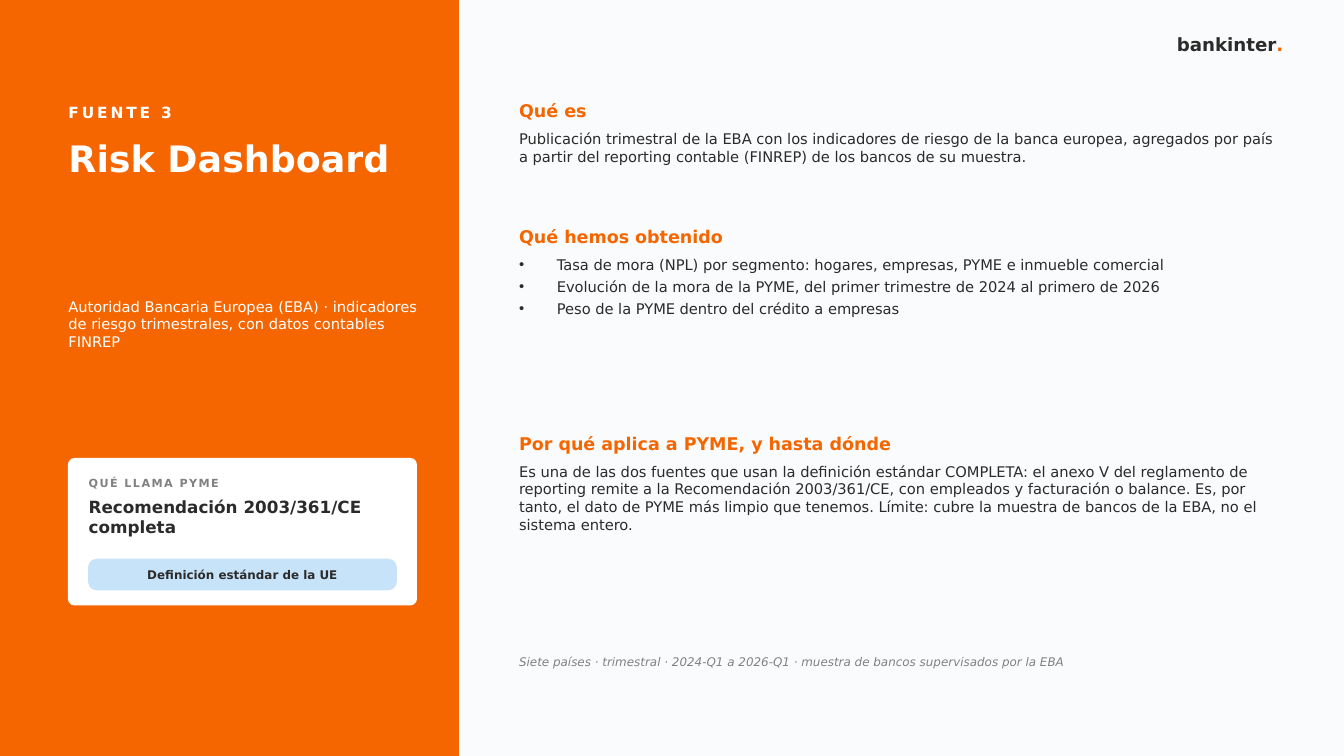
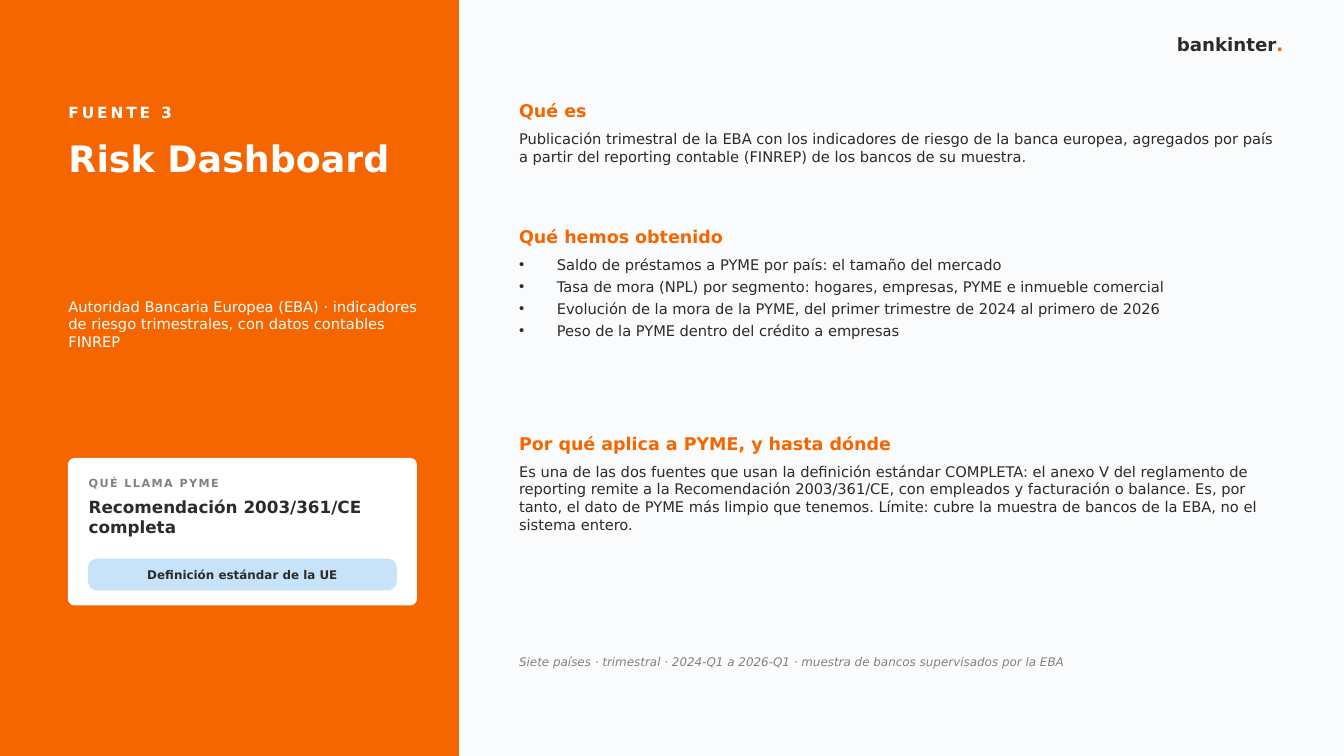
Before and after one commit to agomez2812-lang/sturdy-barnacle, a slide deck: slide 12 of pres/mercado_pyme_europa.pptx. Drawn at 1344x756 pixels with LibreOffice and Linux fonts; fonts in the diff are those of the drawing. Boxes give left, top, right and bottom in pixels: in the first picture for what was removed or moved away, otherwise in the second. Text is boxed around its words. In the diff, an @@ line names an element or a change of style, - is before the commit and + after.

```diff
--- a/pres/mercado_pyme_europa.pptx
+++ b/pres/mercado_pyme_europa.pptx
@@ text at bbox=[557, 258, 1001, 273]: paragraph added @@
+• Saldo de préstamos a PYME por país: el tamaño del mercado
```
Also in this commit, not shown: 18 other slides changed, 1 slide added, 4 other files.
